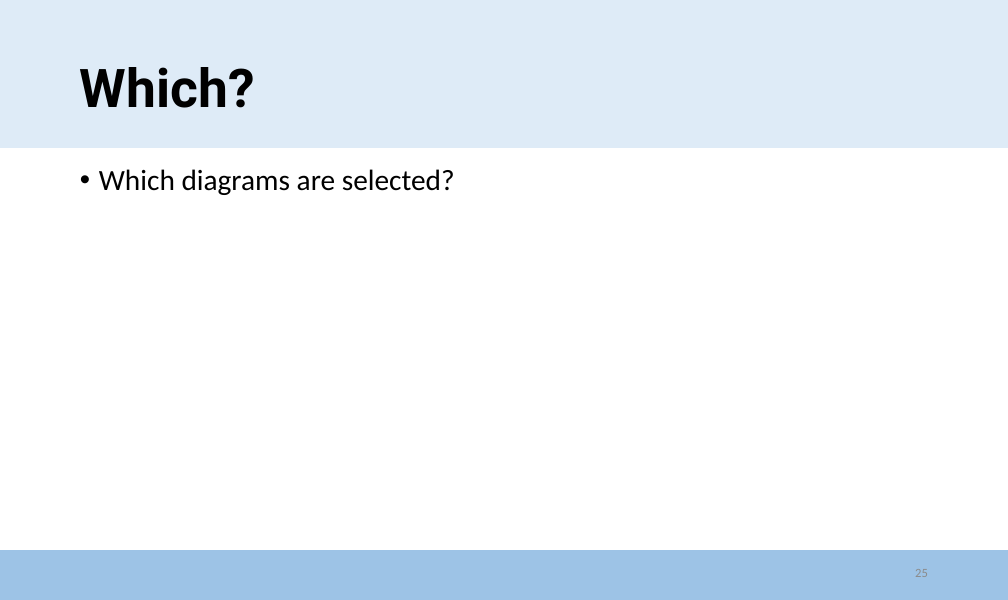
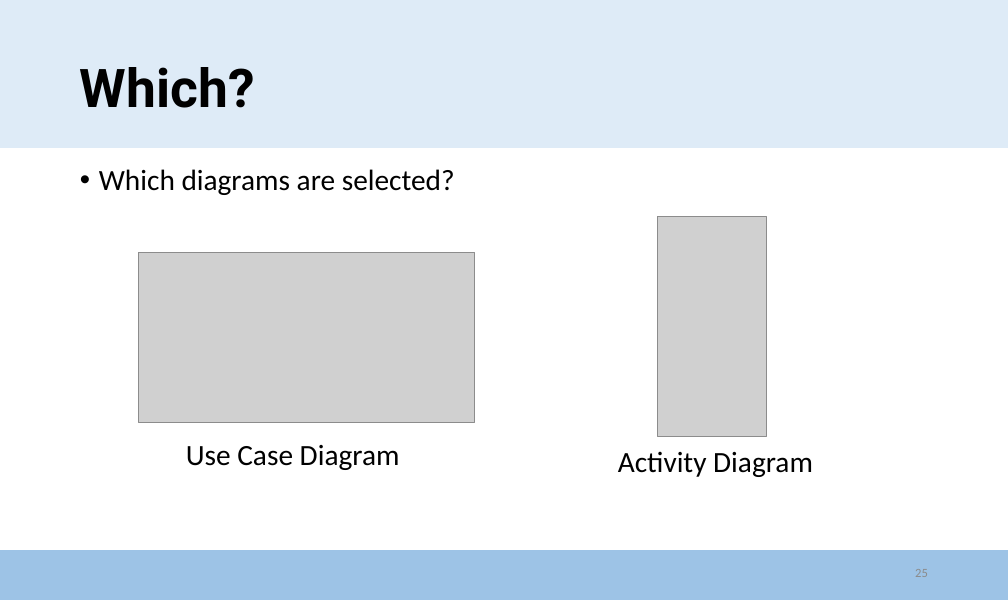
Before and after one commit to zeca9189/2016CSE406project, a slide deck: slide 25 of Intermediate Presentation/Presentation_AhnYounGeun.pptx. Drawn at 1008x600 pixels with LibreOffice and Linux fonts; fonts in the diff are those of the drawing; grey boxes stand for pictures. Boxes give left, top, right and bottom in pixels: in the first picture for what was removed or moved away, otherwise in the second. Text is boxed around its words. In the diff, an @@ line names an element or a change of style, - is before the commit and + after.

```diff
--- a/Intermediate Presentation/Presentation_AhnYounGeun.pptx
+++ b/Intermediate Presentation/Presentation_AhnYounGeun.pptx
@@ picture added at bbox=[657, 217, 766, 436] @@
@@ picture added at bbox=[139, 252, 476, 421] @@
@@ text added at bbox=[186, 445, 400, 470], 19.8 pt, text #000000 @@
+Use Case Diagram
@@ text added at bbox=[618, 451, 813, 477], 19.8 pt, text #000000 @@
+Activity Diagram
```
Also in this commit, not shown: 7 other slides changed, 9 slides added, 15 slides removed, 17 other files.
